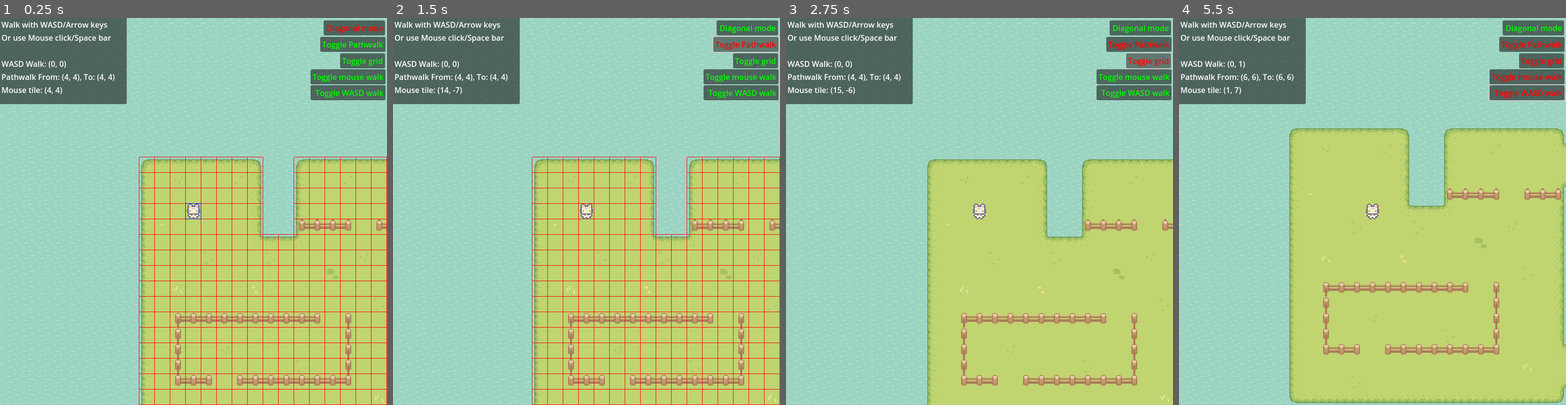
Above: before the commit, frames 1-4 (left to right).
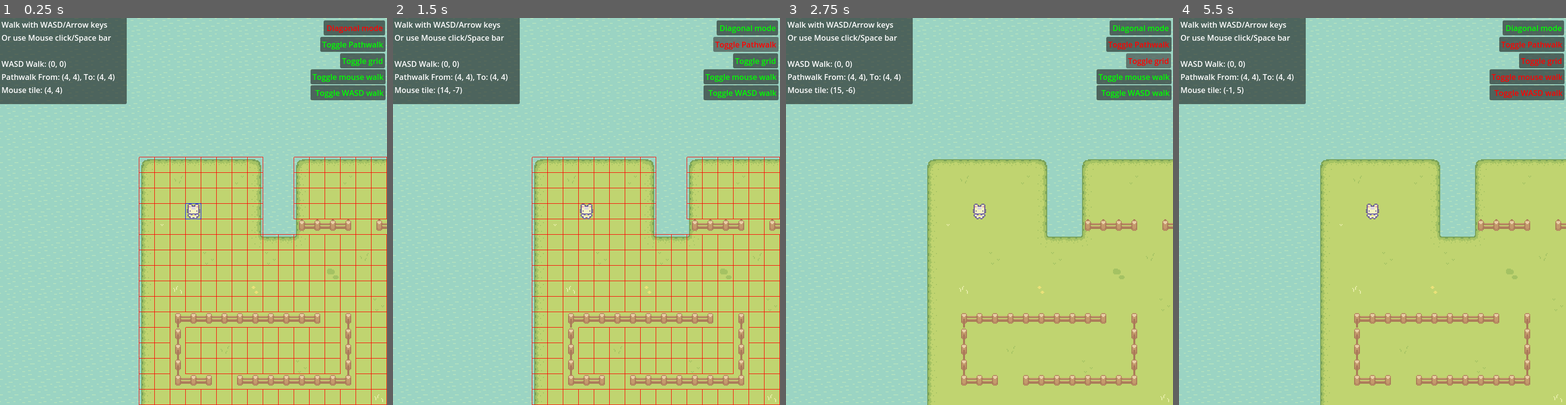
Above: after the commit, the same moments.

Repository: Joaomolin/AStarGrid2D-Godot-4
Game: Godot game, scene res://Main.tscn
Same seed, same stepped clock (60 frames per second), same inputs: the game is played once before the commit and once after it.
Inputs (mouse positions are in pixels of both pictures, inside the frame that each line leads up to):
- Up to frame 1 (0.25 s): no input
- Up to frame 2 (1.5 s): click "Diagonal mode" at 0.5 s; click "Toggle Pathwalk" at 1.25 s
- Up to frame 3 (2.75 s): click "Toggle grid" at 2 s
- Up to frame 4 (5.5 s): click "Toggle mouse walk" at 2.75 s; click "Toggle WASD walk" at 3.5 s; tap Enter (ui_accept) at 4.25, 4.52, 5, 5.27 s; move the mouse to (1457, 192) at 4.27 s; hold Right (ui_right) 4.28-5.03 s; move the mouse to (1295, 230) at 5.02 s; hold Down (ui_down) from 5.03 s (still down)

The runs differ from the first frame. In frame 1, 0.2% of the frame differs, in the area x 44-100%, y 52-96%; in frame 2, 0.3%; in frame 3, less than 0.1%; in frame 4, 20%, in the area x 12-100%, y 11-100%.

Commit message:
Create Scenes for player and UI

Diff:
--- a/Main.tscn
+++ b/Main.tscn
@@ -1,12 +1,10 @@
-[gd_scene load_steps=14 format=3 uid="uid://dbj1cglym2a2m"]
+[gd_scene load_steps=11 format=3 uid="uid://dbj1cglym2a2m"]
 
 [ext_resource type="Texture2D" uid="uid://cbcvhydljbybo" path="res://Assets/Grass.png" id="1_i3t7s"]
 [ext_resource type="Texture2D" uid="uid://ixp7fx4ysi22" path="res://Assets/Fences.png" id="2_xx8vf"]
 [ext_resource type="Texture2D" uid="uid://dnjd4r5y4k1qb" path="res://Assets/Water.png" id="3_qadt5"]
-[ext_resource type="Script" path="res://Scripts/GridMovement.gd" id="4_6usf4"]
-[ext_resource type="Texture2D" uid="uid://0mhq4mfa3c7" path="res://Assets/Basic Charakter Spritesheet.png" id="4_eo5eg"]
-[ext_resource type="Script" path="res://Scripts/DebugUI.gd" id="6_s5ic3"]
-[ext_resource type="Script" path="res://Scripts/Buttons.gd" id="7_nxvwj"]
+[ext_resource type="PackedScene" uid="uid://dtalvwug7brcp" path="res://Scenes/player.tscn" id="4_pjcxj"]
+[ext_resource type="PackedScene" uid="uid://byptuxr2g2gbd" path="res://Scenes/debug_ui.tscn" id="5_ilw40"]
 
 [sub_resource type="TileMapPattern" id="TileMapPattern_1uoc3"]
 tile_data = PackedInt32Array(0, 131072, 4, 65536, 131072, 4, 131072, 131072, 4, 1, 131072, 4, 65537, 131072, 4, 131073, 131072, 4, 2, 131072, 4, 65538, 131072, 4, 131074, 131072, 4)
@@ -117,9 +115,6 @@
 sources/2 = SubResource("TileSetAtlasSource_73l1l")
 pattern_0 = SubResource("TileMapPattern_1uoc3")
 
-[sub_resource type="RectangleShape2D" id="RectangleShape2D_brjjd"]
-size = Vector2(14, 16)
-
 [node name="Main" type="Node2D"]
 
 [node name="TileMap" type="TileMap" parent="."]
@@ -147,90 +142,14 @@
 layer_2/navigation_enabled = true
 layer_2/tile_data = PackedInt32Array(327696, 65537, 2, 327697, 131073, 2, 327698, 196609, 2, 327691, 65537, 2, 327692,  …(542 unchanged characters)…
 
-[node name="Player" type="CharacterBody2D" parent="."]
+[node name="Player" parent="." instance=ExtResource("4_pjcxj")]
 unique_name_in_owner = true
-position = Vector2(72, 72)
-script = ExtResource("4_6usf4")
 
-[node name="Camera2D" type="Camera2D" parent="Player"]
-zoom = Vector2(2, 2)
+[node name="AnimationTree" parent="Player" index="5"]
+parameters/Idle/blend_position = Vector2(-0.186441, 0.57672)
 
-[node name="Sprite2D" type="Sprite2D" parent="Player"]
-texture = ExtResource("4_eo5eg")
-hframes = 4
-vframes = 4
+[node name="Debug UI" parent="." instance=ExtResource("5_ilw40")]
+unique_name_in_owner = true
 
-[node name="CollisionShape2D" type="CollisionShape2D" parent="Player"]
-shape = SubResource("RectangleShape2D_brjjd")
-
-[node name="Debug UI" type="CanvasLayer" parent="."]
-
-[node name="Buttons" type="Node2D" parent="Debug UI"]
-script = ExtResource("7_nxvwj")
-
-[node name="BtnDiagonal" type="Button" parent="Debug UI/Buttons"]
-unique_name_in_owner = true
-offset_left = 669.0
-offset_top = 5.0
-offset_right = 796.0
-offset_bottom = 36.0
-text = "Diagonal mode"
-alignment = 2
-
-[node name="BtnPath Draw" type="Button" parent="Debug UI/Buttons"]
-unique_name_in_owner = true
-offset_left = 662.0
-offset_top = 39.0
-offset_right = 796.0
-offset_bottom = 70.0
-text = "Toggle Pathwalk"
-alignment = 2
-
-[node name="BtnGrid Draw" type="Button" parent="Debug UI/Buttons"]
-unique_name_in_owner = true
-offset_left = 703.0
-offset_top = 73.0
-offset_right = 796.0
-offset_bottom = 104.0
-text = "Toggle grid"
-alignment = 2
-
-[node name="BtnMouse Walk" type="Button" parent="Debug UI/Buttons"]
-unique_name_in_owner = true
-offset_left = 642.0
-offset_top = 106.0
-offset_right = 797.0
-offset_bottom = 137.0
-text = "Toggle mouse walk"
-alignment = 2
-
-[node name="BtnWASD Walk" type="Button" parent="Debug UI/Buttons"]
-unique_name_in_owner = true
-offset_left = 642.0
-offset_top = 139.0
-offset_right = 797.0
-offset_bottom = 170.0
-text = "Toggle WASD walk"
-alignment = 2
-
-[node name="DebugBackground" type="Panel" parent="Debug UI"]
-unique_name_in_owner = true
-offset_left = -2.0
-offset_top = -2.0
-offset_right = 68.0
-offset_bottom = -2.0
-
-[node name="DebugContainer" type="VBoxContainer" parent="Debug UI"]
-unique_name_in_owner = true
-offset_left = 3.0
-offset_top = 2.0
-offset_right = 58.0
-offset_bottom = 21.0
-script = ExtResource("6_s5ic3")
-charSize = Vector2(8, 30)
-
-[connection signal="pressed" from="Debug UI/Buttons/BtnDiagonal" to="Debug UI/Buttons" method="_on_diagonal_mode_pressed"]
-[connection signal="pressed" from="Debug UI/Buttons/BtnPath Draw" to="Debug UI/Buttons" method="_on_toggle_path_pressed"]
-[connection signal="pressed" from="Debug UI/Buttons/BtnGrid Draw" to="Debug UI/Buttons" method="_on_toggle_grid_pressed"]
-[connection signal="pressed" from="Debug UI/Buttons/BtnMouse Walk" to="Debug UI/Buttons" method="_on_toggle_mouse_walk_pressed"]
-[connection signal="pressed" from="Debug UI/Buttons/BtnWASD Walk" to="Debug UI/Buttons" method="_on_toggle_WASD_movement_pressed"]
+[editable path="Player"]
+[editable path="Debug UI"]
--- /dev/null
+++ b/Scenes/debug_ui.tscn
@@ -0,0 +1,81 @@
+[gd_scene load_steps=3 format=3 uid="uid://byptuxr2g2gbd"]
+
+[ext_resource type="Script" path="res://Scripts/Buttons.gd" id="1_up1k8"]
+[ext_resource type="Script" path="res://Scripts/DebugUI.gd" id="2_2wfwf"]
+
+[node name="Debug UI" type="CanvasLayer"]
+
+[node name="Buttons" type="Node2D" parent="."]
+script = ExtResource("1_up1k8")
+
+[node name="BtnDiagonal" type="Button" parent="Buttons"]
+unique_name_in_owner = true
+offset_left = 669.0
+offset_top = 5.0
+offset_right = 796.0
+offset_bottom = 36.0
+focus_mode = 0
+text = "Diagonal mode"
+alignment = 2
+
+[node name="BtnPath Draw" type="Button" parent="Buttons"]
+unique_name_in_owner = true
+offset_left = 662.0
+offset_top = 39.0
+offset_right = 796.0
+offset_bottom = 70.0
+focus_mode = 0
+text = "Toggle Pathwalk"
+alignment = 2
+
+[node name="BtnGrid Draw" type="Button" parent="Buttons"]
+unique_name_in_owner = true
+offset_left = 703.0
+offset_top = 73.0
+offset_right = 796.0
+offset_bottom = 104.0
+focus_mode = 0
+text = "Toggle grid"
+alignment = 2
+
+[node name="BtnMouse Walk" type="Button" parent="Buttons"]
+unique_name_in_owner = true
+offset_left = 642.0
+offset_top = 106.0
+offset_right = 797.0
+offset_bottom = 137.0
+focus_mode = 0
+text = "Toggle mouse walk"
+alignment = 2
+
+[node name="BtnWASD Walk" type="Button" parent="Buttons"]
+unique_name_in_owner = true
+offset_left = 642.0
+offset_top = 139.0
+offset_right = 797.0
+offset_bottom = 170.0
+focus_mode = 0
+text = "Toggle WASD walk"
+alignment = 2
+
+[node name="DebugBackground" type="Panel" parent="."]
+unique_name_in_owner = true
+offset_left = -2.0
+offset_top = -2.0
+offset_right = 68.0
+offset_bottom = -2.0
+
+[node name="DebugContainer" type="VBoxContainer" parent="."]
+unique_name_in_owner = true
+offset_left = 3.0
+offset_top = 2.0
+offset_right = 58.0
+offset_bottom = 21.0
+script = ExtResource("2_2wfwf")
+charSize = Vector2(8, 30)
+
+[connection signal="pressed" from="Buttons/BtnDiagonal" to="Buttons" method="_on_diagonal_mode_pressed"]
+[connection signal="pressed" from="Buttons/BtnPath Draw" to="Buttons" method="_on_toggle_path_pressed"]
+[connection signal="pressed" from="Buttons/BtnGrid Draw" to="Buttons" method="_on_toggle_grid_pressed"]
+[connection signal="pressed" from="Buttons/BtnMouse Walk" to="Buttons" method="_on_toggle_mouse_walk_pressed"]
+[connection signal="pressed" from="Buttons/BtnWASD Walk" to="Buttons" method="_on_toggle_WASD_movement_pressed"]
--- /dev/null
+++ b/Scenes/player.tscn
@@ -0,0 +1,202 @@
+[gd_scene load_steps=20 format=3 uid="uid://dtalvwug7brcp"]
+
+[ext_resource type="Script" path="res://Scripts/GridMovement.gd" id="1_epjkw"]
+[ext_resource type="Script" path="res://Scripts/spriteAnimation.gd" id="2_f57se"]
+[ext_resource type="Texture2D" uid="uid://0mhq4mfa3c7" path="res://Assets/Basic Charakter Spritesheet.png" id="2_jeqne"]
+
+[sub_resource type="RectangleShape2D" id="RectangleShape2D_brjjd"]
+size = Vector2(14, 16)
+
+[sub_resource type="Animation" id="Animation_whql3"]
+resource_name = "idleLeft"
+tracks/0/type = "value"
+tracks/0/imported = false
+tracks/0/enabled = true
+tracks/0/path = NodePath("Sprite2D:frame_coords")
+tracks/0/interp = 1
+tracks/0/loop_wrap = true
+tracks/0/keys = {
+"times": PackedFloat32Array(0, 0.5),
+"transitions": PackedFloat32Array(1, 1),
+"update": 1,
+"values": [Vector2i(0, 2), Vector2i(1, 2)]
+}
+
+[sub_resource type="Animation" id="Animation_122ic"]
+resource_name = "idleNorth"
+loop_mode = 1
+tracks/0/type = "value"
+tracks/0/imported = false
+tracks/0/enabled = true
+tracks/0/path = NodePath("Sprite2D:frame_coords")
+tracks/0/interp = 1
+tracks/0/loop_wrap = true
+tracks/0/keys = {
+"times": PackedFloat32Array(0, 0.5),
+"transitions": PackedFloat32Array(1, 1),
+"update": 1,
+"values": [Vector2i(0, 1), Vector2i(1, 1)]
+}
+
+[sub_resource type="Animation" id="Animation_p3m7m"]
+resource_name = "idleRight"
+loop_mode = 1
+tracks/0/type = "value"
+tracks/0/imported = false
+tracks/0/enabled = true
+tracks/0/path = NodePath("Sprite2D:frame_coords")
+tracks/0/interp = 1
+tracks/0/loop_wrap = true
+tracks/0/keys = {
+"times": PackedFloat32Array(0, 0.5),
+"transitions": PackedFloat32Array(1, 1),
+"update": 1,
+"values": [Vector2i(0, 3), Vector2i(1, 3)]
+}
+
+[sub_resource type="Animation" id="Animation_oo78s"]
+resource_name = "idleSouth"
+loop_mode = 1
+tracks/0/type = "value"
+tracks/0/imported = false
+tracks/0/enabled = true
+tracks/0/path = NodePath("Sprite2D:frame_coords")
+tracks/0/interp = 1
+tracks/0/loop_wrap = true
+tracks/0/keys = {
+"times": PackedFloat32Array(0, 0.5),
+"transitions": PackedFloat32Array(1, 1),
+"update": 1,
+"values": [Vector2i(0, 0), Vector2i(1, 0)]
+}
+
+[sub_resource type="Animation" id="Animation_boe2o"]
+resource_name = "walkSouth"
+loop_mode = 1
+tracks/0/type = "value"
+tracks/0/imported = false
+tracks/0/enabled = true
+tracks/0/path = NodePath("Sprite2D:frame_coords")
+tracks/0/interp = 1
+tracks/0/loop_wrap = true
+tracks/0/keys = {
+"times": PackedFloat32Array(0, 0.5),
+"transitions": PackedFloat32Array(1, 1),
+"update": 1,
+"values": [Vector2i(2, 0), Vector2i(3, 0)]
+}
+
+[sub_resource type="Animation" id="Animation_acb7u"]
+resource_name = "walkRight"
+tracks/0/type = "value"
+tracks/0/imported = false
+tracks/0/enabled = true
+tracks/0/path = NodePath("Sprite2D:frame_coords")
+tracks/0/interp = 1
+tracks/0/loop_wrap = true
+tracks/0/keys = {
+"times": PackedFloat32Array(0, 0.5),
+"transitions": PackedFloat32Array(1, 1),
+"update": 1,
+"values": [Vector2i(2, 3), Vector2i(3, 3)]
+}
+
+[sub_resource type="Animation" id="Animation_6x8u0"]
+resource_name = "walkNorth"
+loop_mode = 1
+tracks/0/type = "value"
+tracks/0/imported = false
+tracks/0/enabled = true
+tracks/0/path = NodePath("Sprite2D:frame_coords")
+tracks/0/interp = 1
+tracks/0/loop_wrap = true
+tracks/0/keys = {
+"times": PackedFloat32Array(0, 0.5),
+"transitions": PackedFloat32Array(1, 1),
+"update": 1,
+"values": [Vector2i(2, 1), Vector2i(3, 1)]
+}
+
+[sub_resource type="Animation" id="Animation_8e716"]
+resource_name = "walkLeft"
+loop_mode = 1
+tracks/0/type = "value"
+tracks/0/imported = false
+tracks/0/enabled = true
+tracks/0/path = NodePath("Sprite2D:frame_coords")
+tracks/0/interp = 1
+tracks/0/loop_wrap = true
+tracks/0/keys = {
+"times": PackedFloat32Array(0, 0.5),
+"transitions": PackedFloat32Array(1, 1),
+"update": 1,
+"values": [Vector2i(2, 2), Vector2i(3, 2)]
+}
+
+[sub_resource type="AnimationLibrary" id="AnimationLibrary_1faja"]
+_data = {
+"idleLeft": SubResource("Animation_whql3"),
+"idleNorth": SubResource("Animation_122ic"),
+"idleRight": SubResource("Animation_p3m7m"),
+"idleSouth": SubResource("Animation_oo78s"),
+"walkLeft": SubResource("Animation_8e716"),
+"walkNorth": SubResource("Animation_6x8u0"),
+"walkRight": SubResource("Animation_acb7u"),
+"walkSouth": SubResource("Animation_boe2o")
+}
+
+[sub_resource type="AnimationNodeBlendTree" id="AnimationNodeBlendTree_sirxy"]
+
+[sub_resource type="AnimationNodeBlendTree" id="AnimationNodeBlendTree_3wxmf"]
+
+[sub_resource type="AnimationNodeBlendTree" id="AnimationNodeBlendTree_jnii5"]
+
+[sub_resource type="AnimationNodeBlendTree" id="AnimationNodeBlendTree_1xic0"]
+
+[sub_resource type="AnimationNodeBlendSpace2D" id="AnimationNodeBlendSpace2D_w15uy"]
+blend_point_0/node = SubResource("AnimationNodeBlendTree_sirxy")
+blend_point_0/pos = Vector2(0, 1)
+blend_point_1/node = SubResource("AnimationNodeBlendTree_3wxmf")
+blend_point_1/pos = Vector2(1, 0)
+blend_point_2/node = SubResource("AnimationNodeBlendTree_jnii5")
+blend_point_2/pos = Vector2(0, -0.9)
+blend_point_3/node = SubResource("AnimationNodeBlendTree_1xic0")
+blend_point_3/pos = Vector2(-1, 0)
+blend_mode = 1
+
+[sub_resource type="AnimationNodeStateMachine" id="AnimationNodeStateMachine_qeke4"]
+states/Idle/node = SubResource("AnimationNodeBlendSpace2D_w15uy")
+states/Idle/position = Vector2(390, 100)
+
+[node name="Player" type="CharacterBody2D"]
+position = Vector2(72, 72)
+script = ExtResource("1_epjkw")
+
+[node name="SpriteAnim" type="Node2D" parent="."]
+script = ExtResource("2_f57se")
+
+[node name="Camera2D" type="Camera2D" parent="."]
+zoom = Vector2(2, 2)
+
+[node name="Sprite2D" type="Sprite2D" parent="."]
+texture = ExtResource("2_jeqne")
+hframes = 4
+vframes = 4
+frame = 14
+
+[node name="CollisionShape2D" type="CollisionShape2D" parent="."]
+visible = false
+shape = SubResource("RectangleShape2D_brjjd")
+
+[node name="AnimationPlayer" type="AnimationPlayer" parent="."]
+libraries = {
+"": SubResource("AnimationLibrary_1faja")
+}
+
+[node name="AnimationTree" type="AnimationTree" parent="."]
+libraries = {
+"": SubResource("AnimationLibrary_1faja")
+}
+tree_root = SubResource("AnimationNodeStateMachine_qeke4")
+anim_player = NodePath("../AnimationPlayer")
+parameters/Idle/blend_position = Vector2(-0.0992736, 0.814978)
--- a/Scripts/Buttons.gd
+++ b/Scripts/Buttons.gd
@@ -1,9 +1,8 @@
 extends Node2D
 
-@onready var player: Node2D = %Player
+@onready var player: CharacterBody2D = get_node("/root/Main/Player")
 
 #btns
-
 @onready var btn_diagonal: Button = %BtnDiagonal
 @onready var btn_path_draw: Button = %"BtnPath Draw"
 @onready var btn_grid_draw: Button = %"BtnGrid Draw"
@@ -48,6 +47,7 @@
 
 func _on_toggle_mouse_walk_pressed() -> void:
 	player.allowMouseInput = !player.allowMouseInput
+
 	_updateButtonsColors()
 
 func _on_toggle_WASD_movement_pressed() -> void:
--- a/Scripts/GridMovement.gd
+++ b/Scripts/GridMovement.gd
@@ -1,5 +1,7 @@
 extends CharacterBody2D
-@onready var player: Node2D = %Player
+
+@onready var player: CharacterBody2D = $"."
+
 var flippingBool : bool = false
 
 #Grid
@@ -10,14 +12,12 @@
 var idPath:PackedVector2Array
 
 #Debug buttons
-var _lastKeyPressed : Array[String]
 var printPath : bool = true
 var printGrid : bool = true
 var allowMouseInput : bool = true
 var allowWASDInput : bool = true
 
 func _ready():
-	print(str(self.position))
 	Debug.update("helpText1", "Walk with WASD/Arrow keys")
 	Debug.update("helpText2", "Or use Mouse click/Space bar")
 	Debug.update("helpText3", " ")
@@ -38,7 +38,7 @@
 	Debug.update("PlayerGrid", "Pathwalk From: " + str(tileMap.local_to_map(player.position)) + ", To: " + str(tileMap.local_to_map(finalTile)))
 	Debug.update("MouseGrid", "Mouse tile: " + str(tileMap.local_to_map(get_global_mouse_position())))
 
-func _input(event):
+func _unhandled_input (event):
 	#Mouse input
 	if allowMouseInput:
 		if event.is_action_pressed("ui_accept"):
@@ -60,7 +60,6 @@
 	for x in tileMap.get_used_rect().size.x:
 		for y in tileMap.get_used_rect().size.y:
 			var _gridTile = Vector2i(x + tileMap.get_used_rect().position.x, y + tileMap.get_used_rect().position.y)
-
 			if !_isWalkableTile(_gridTile):
 				grid.set_point_solid(_gridTile)
 
@@ -168,19 +167,19 @@
 			var _cellY = arrayOfCells[i].y * tileSize.y - get_transform().origin.y # fix vectors origin pos to upper left corner of screen
 			var _tile = Rect2(_cellX, _cellY, tileSize.x, tileSize.y)
 
-			#Update player tile
+			#Update if player tile
 			var _isPlayer = tileMap.local_to_map(player.position) == Vector2i(arrayOfCells[i].x, arrayOfCells[i].y)
 			if (_isPlayer):
 				_playerTile = _tile
 
-			#Update target tile
+			#Update if target tile
 			var _isWalkTarget = tileMap.local_to_map(finalTile) == Vector2i(arrayOfCells[i].x, arrayOfCells[i].y)
 			if (_isWalkTarget):
 				_targetTile = _tile
 
 			#Draw red grid above all walkable tiles
-			if printGrid:
-				_printTile(_tile)
+			if printGrid && _isWalkableTile(Vector2i(arrayOfCells[i].x, arrayOfCells[i].y)):
+				_printTile(_tile, Color.RED)
 
 	#Draw target tile above red grid
 	if printPath:
@@ -189,7 +188,7 @@
 	if printPath:
 		_printTile(_playerTile, Color.BLUE)
 
-func _printTile(tile : Rect2, color : Color = Color.RED):
+func _printTile(tile : Rect2, color : Color = Color.BLACK):
 	if tile:
 		draw_rect(tile, color, false)
 
--- /dev/null
+++ b/Scripts/spriteAnimation.gd
@@ -0,0 +1,56 @@
+extends Node
+
+@onready var player = $".."
+@onready var animationPlayer: AnimationPlayer = $"../AnimationPlayer"
+
+@onready var animationTree: AnimationTree = $"../AnimationTree"
+@onready var animationState = animationTree.get("parameters/playback")
+var idlePosition
+
+
+func _ready() -> void:
+
+	pass
+
+
+func _process(delta: float) -> void:
+	if player.idPath.size() > 1:
+		_updateAnimationTree()
+	pass
+
+func _updateAnimationTree():
+	var from = player.tileMap.local_to_map(player.idPath[0])
+	var to = player.tileMap.local_to_map(player.idPath[1])
+	var walkVector = Vector2(to - from)
+
+	if walkVector != Vector2.ZERO:
+		idlePosition = walkVector
+
+	#if !animationPlayer.is_playing():
+		#if walkVector.y < 0:
+			#animationPlayer.play("walkNorth")
+		#elif walkVector.y > 0:
+			#animationPlayer.play("walkSouth")
+		#elif walkVector.x > 0:
+			#animationPlayer.play("walkRight")
+		#elif walkVector.x < 0:
+			#animationPlayer.play("walkLeft")
+		#elif idlePosition.y < 0:
+			#animationPlayer.play("idleNorth")
+		#elif idlePosition.y > 0:
+			#animationPlayer.play("idleSouth")
+		#elif idlePosition.x > 0:
+			#animationPlayer.play("idleRight")
+		#elif idlePosition.x < 0:
+			#animationPlayer.play("idleLeft")
+	Debug.update("123123123123", "Idle" + str(idlePosition) + ", " )
+	Debug.update("1231231231231233", "walk " + str(walkVector) + ", " )
+
+	#animationTree.set('parameters/Idle/blend_position', walkVector.normalized())
+	#animationState.travel("Idle")
+	#if player.velocity != Vector2.ZERO:
+		#
+		#
+		#animationState.travel("Idle")
+	#else:
+		#animationState.travel("Idle")
